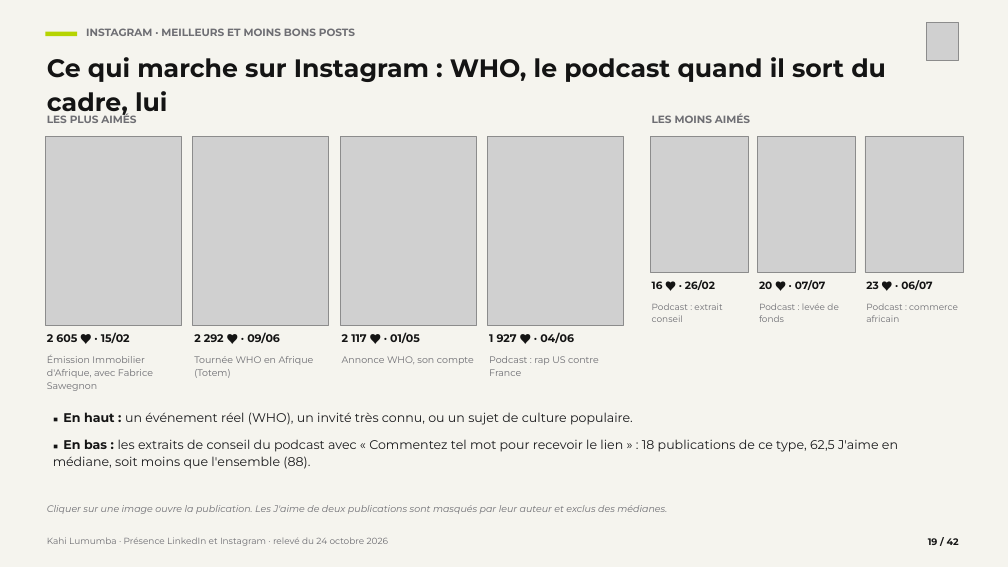
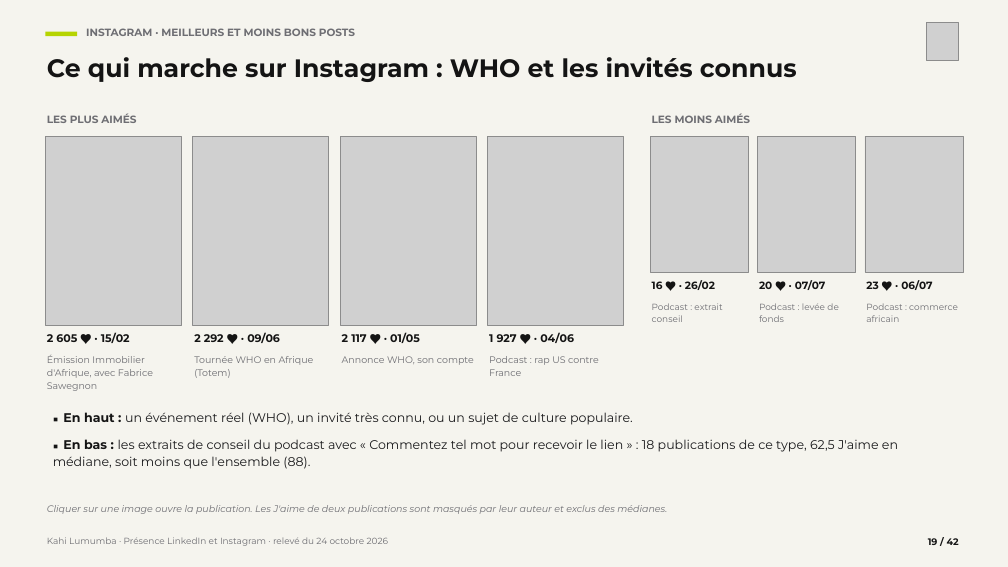
Before and after one commit to leslita06/fatima-unifood-fictif, a slide deck: slide 19 of kahi/2026-10-24_kahi-lumumba-linkedin-instagram-analyse-veille-strategie.pptx. Drawn at 1008x567 pixels with LibreOffice and Linux fonts; fonts in the diff are those of the drawing; grey boxes stand for pictures. Boxes give left, top, right and bottom in pixels: in the first picture for what was removed or moved away, otherwise in the second. Text is boxed around its words. In the diff, an @@ line names an element or a change of style, - is before the commit and + after.

```diff
--- a/kahi/2026-10-24_kahi-lumumba-linkedin-instagram-analyse-veille-strategie.pptx
+++ b/kahi/2026-10-24_kahi-lumumba-linkedin-instagram-analyse-veille-strategie.pptx
@@ text at (x1=47, y1=57, x2=797, y2=82): text changed @@
-Ce qui marche sur Instagram : WHO, le podcast quand il sort du cadre, lui
+Ce qui marche sur Instagram : WHO et les invités connus
```
Also in this commit, not shown: 14 other slides changed.
